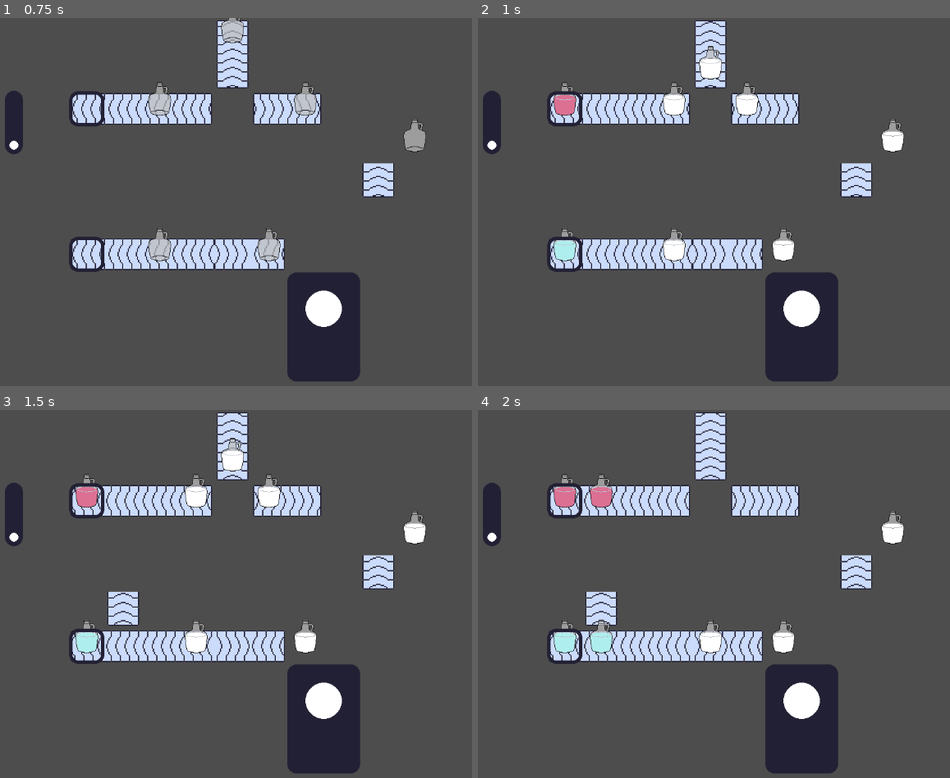
Above: before the commit, frames 1-4 (two rows, left to right).
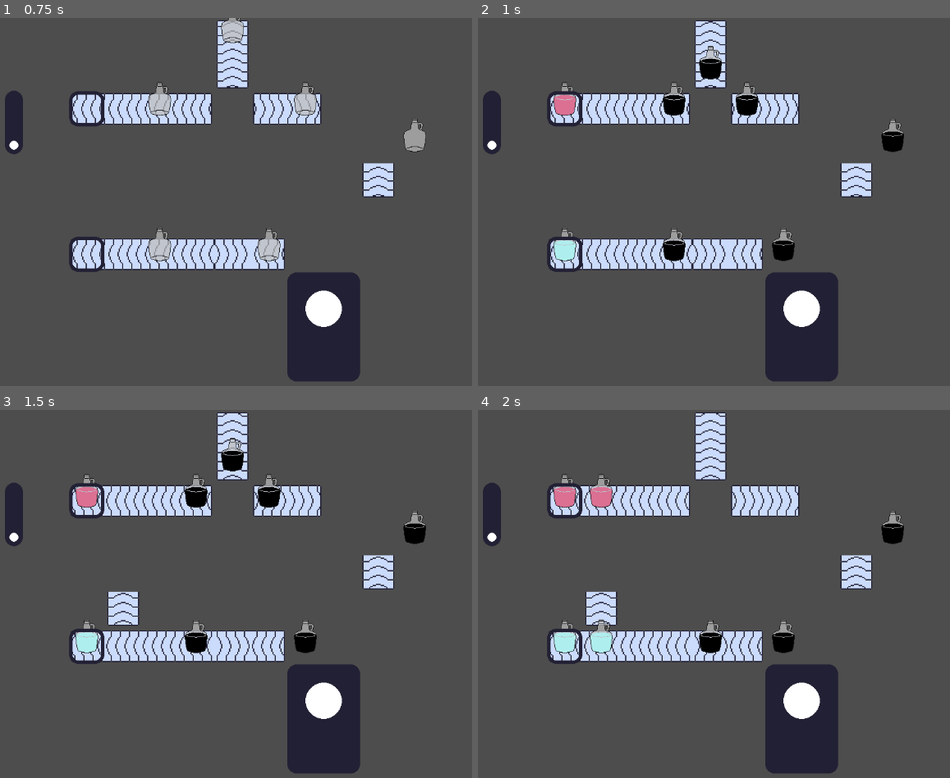
Above: after the commit, the same moments.

Repository: fennylol/juice_time
Game: Godot game, scene res://main.tscn
The game is run twice, just before and just after one commit, with the same random seed, the same clock (stepped at 60 frames per second) and the same inputs.
Inputs (mouse positions are in pixels of both pictures, inside the frame that each line leads up to):
- Up to frame 1 (0.75 s): tap Enter at 0.5 s; move the mouse to (396, 183) at 0.52 s; click (396, 183) at 0.6 s
- Up to frame 2 (1 s): no input
- Up to frame 3 (1.5 s): tap Space at 1.25 s; move the mouse to (118, 612) at 1.27 s; click (118, 612) at 1.35 s
- Up to frame 4 (2 s): no input

Frame 1 is identical in both runs. In frame 2, 1.3% of the frame differs, in the area x 39-91%, y 11-66%; in frame 3, 1.3%; in frame 4, 0.7%.

Commit message:
function broke out
for use in trucks later

Diff:
--- a/factory/factory_floor.gd
+++ b/factory/factory_floor.gd
@@ -36,6 +36,7 @@
 
 ## BOTTLE STUFF (RENAME LATER)
 enum {COLOR, POSITION}
+const NULL_BOTTLE_COLOR = Color.BLACK
 
 ## MACHINE DICTIONARIES
 var MIXER_STATE: Dictionary = {
@@ -91,6 +92,12 @@
 func modulate_speed(multi : float):
 	var conveyor_tileset : TileSet = CONVEYOR_TILES.tile_set
 
+func find_color_at_pos(pos: Vector2i) -> Color:
+	for layer in range(1, BOTTLE_TILES.get_layers_count()):
+		if BOTTLE_TILES.get_used_cells(layer).has(pos):
+			return BOTTLE_TILES.get_layer_modulate(layer)
+	return NULL_BOTTLE_COLOR
+
 func process_world_tick():
 	var attempt_array = []
 	var successful_attempts = []
@@ -101,11 +108,7 @@
 		var conveyor_dir = DIR_FROM_TILE[CONVEYOR_TILES.get_cell_atlas_coords(0, pos)]
 		var new_pos = pos + conveyor_dir
 
-		var new_attempt = [Color.WHITE, new_pos]
-		### CHECK EACH LIQUID LAYER FOR A POSITION MATCH
-		for layer in range(1, BOTTLE_TILES.get_layers_count()):
-			if BOTTLE_TILES.get_used_cells(layer).has(pos):
-				new_attempt[COLOR] = BOTTLE_TILES.get_layer_modulate(layer)
+		var new_attempt = [find_color_at_pos(pos), new_pos]
 
 		## CHECK NEXT TILE FOR A MACHINE
 		## IF MACHINE, PASS FUNCTIONALITY TO MACHINE
